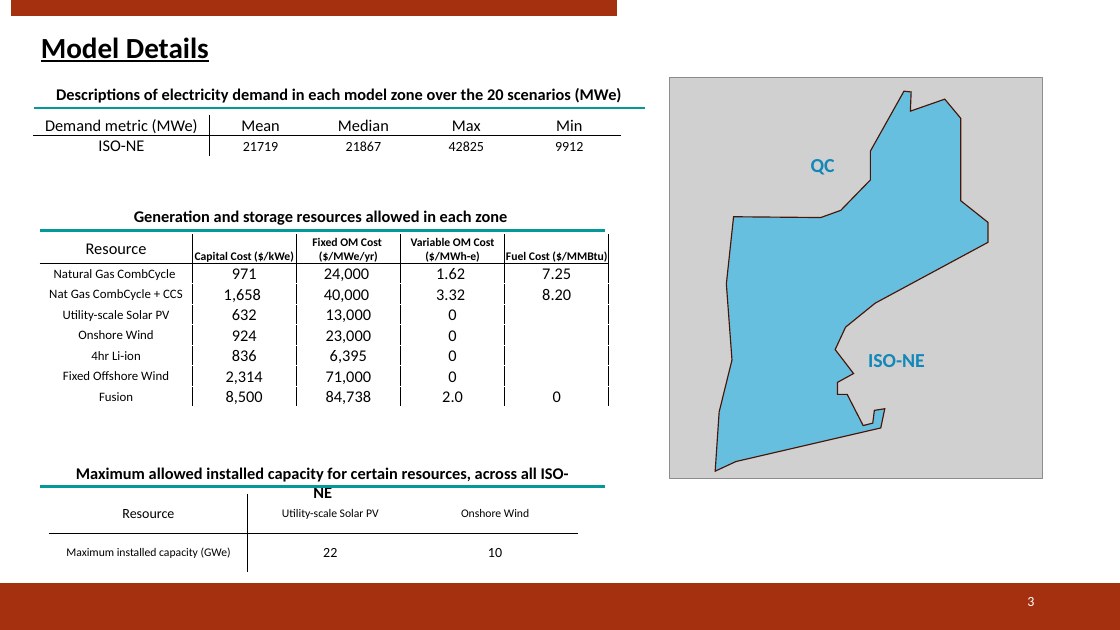
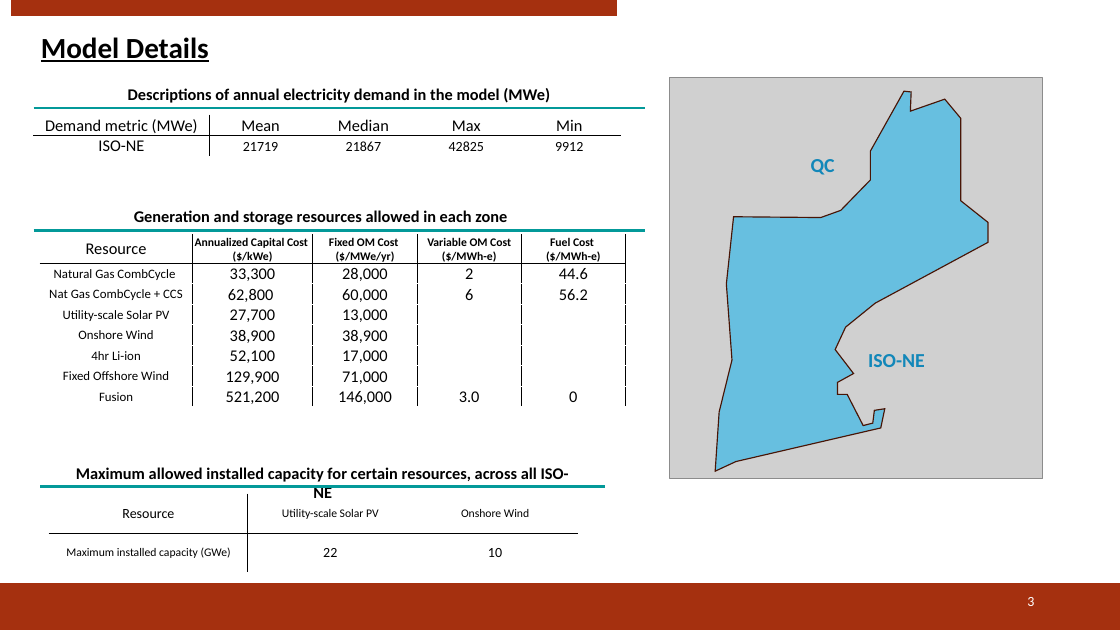
Before and after one commit to rmacd757/GenX, a slide deck: slide 3 of fusion_paper/sesame_comparison/2023-08-14 GenX-Sesame comparison presentation.pptx. Drawn at 1120x630 pixels with LibreOffice and Linux fonts; fonts in the diff are those of the drawing; grey boxes stand for pictures; background and template pictures are left out. Boxes give left, top, right and bottom in pixels: in the first picture for what was removed or moved away, otherwise in the second. Text is boxed around its words. In the diff, an @@ line names an element or a change of style, - is before the commit and + after.

```diff
--- a/fusion_paper/sesame_comparison/2023-08-14 GenX-Sesame comparison presentation.pptx
+++ b/fusion_paper/sesame_comparison/2023-08-14 GenX-Sesame comparison presentation.pptx
@@ text at (128, 88, 550, 103): text changed @@
-Descriptions of electricity demand in each model zone over the 20 scenarios (MWe)
+Descriptions of annual electricity demand in the model (MWe)
@@ line moved from (40, 230) - (606, 230) to (34, 230) - (645, 230) @@
@@ table at (40, 234, 626, 408) @@
-row 1, column 2: Capital Cost ($/kWe)
+row 1, column 2: Annualized Capital Cost / ($/kWe)
-row 1, column 5: Fuel Cost ($/MMBtu)
+row 1, column 5: Fuel Cost / ($/MWh-e)
-row 2: Natural Gas CombCycle | 971 | 24,000 | 1.62 | 7.25
+row 2: Natural Gas CombCycle | 33,300 | 28,000 | 2 | 44.6
-row 3: Nat Gas CombCycle + CCS | 1,658 | 40,000 | 3.32 | 8.20
+row 3: Nat Gas CombCycle + CCS | 62,800 | 60,000 | 6 | 56.2
-row 4, column 2: 632
+row 4, column 2: 27,700
-row 4, column 4: 0
+row 4, column 4: 
-row 5: Onshore Wind | 924 | 23,000 | 0 | 
+row 5: Onshore Wind | 38,900 | 38,900 |  | 
-row 6: 4hr Li-ion | 836 | 6,395 | 0 | 
+row 6: 4hr Li-ion | 52,100 | 17,000 |  | 
-row 7, column 2: 2,314
+row 7, column 2: 129,900
-row 7, column 4: 0
+row 7, column 4: 
-row 8: Fusion | 8,500 | 84,738 | 2.0 | 0
+row 8: Fusion | 521,200 | 146,000 | 3.0 | 0
@@ table: place and size @@
-table at (40, 234, 609, 408)
+table at (40, 234, 626, 408)
```
Also in this commit, not shown: 2 other slides changed, 3 slides added, 3 slides removed, 32 other files.
